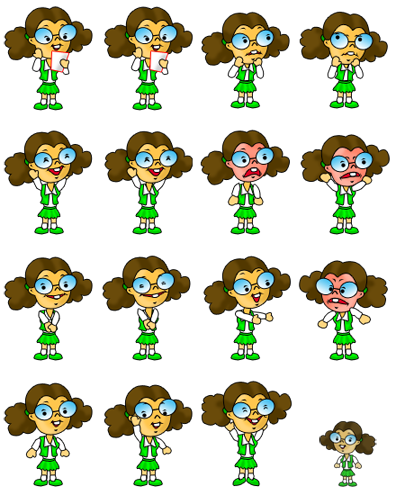
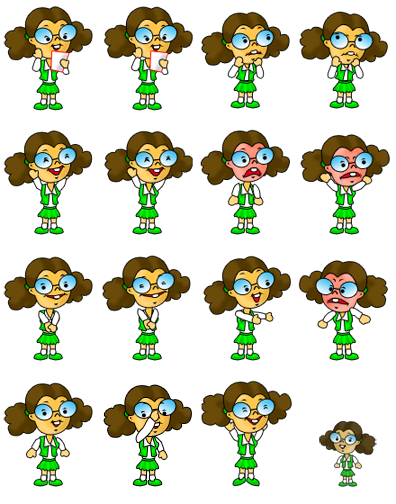
Before/after of a 396 × 504 layered artwork. What changed in the layer stack:
painted on "Слой 1" over box(103, 384, 193, 487)
